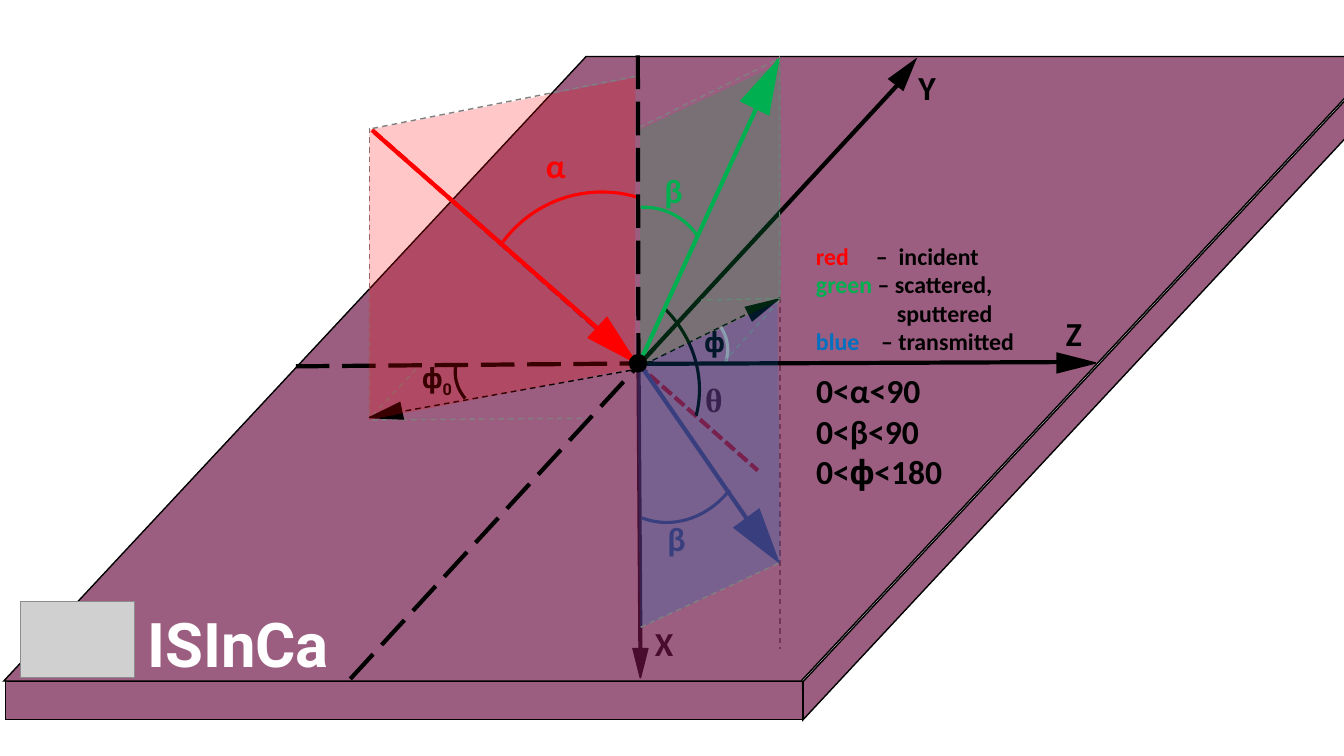
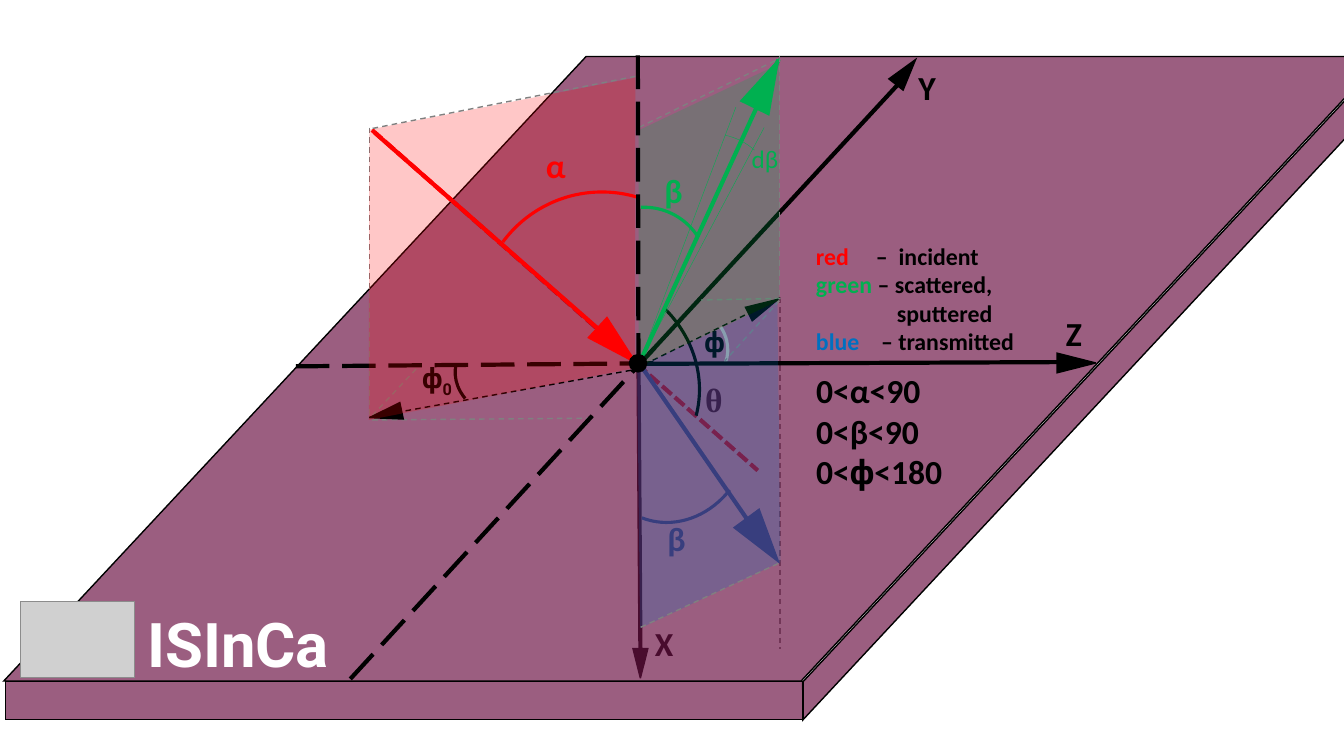
Before and after one commit to mauveferret/ISInCa, a slide deck: slide 2 of out/pictures.pptx. Drawn at 1344x756 pixels with LibreOffice and Linux fonts; fonts in the diff are those of the drawing; grey boxes stand for pictures. Boxes give left, top, right and bottom in pixels: in the first picture for what was removed or moved away, otherwise in the second. Text is boxed around its words. In the diff, an @@ line names an element or a change of style, - is before the commit and + after.

```diff
--- a/out/pictures.pptx
+++ b/out/pictures.pptx
@@ group added at (620,107,802,371): 2 lines, 1 arc (boxed as its full ellipse), 1 text @@
+dβ
```
Also in this commit, not shown: 21 other files.
